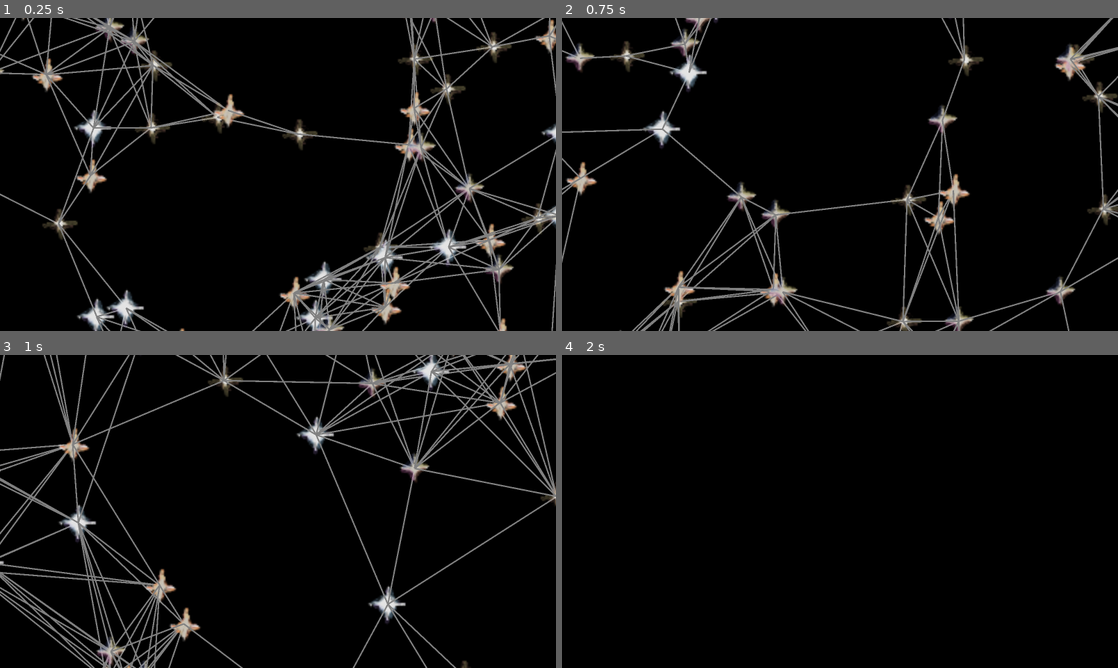
Above: before the commit, frames 1-4 (two rows, left to right).
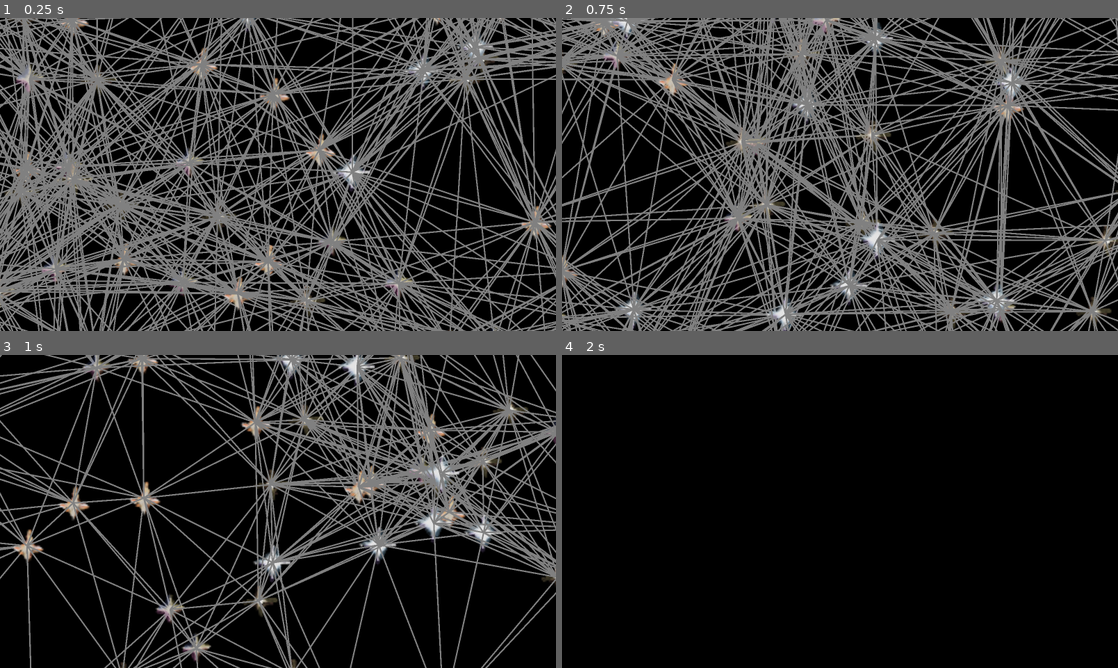
Above: after the commit, the same moments.

Repository: EllieRasmussen/Von-Neumann
Game: Godot game, scene res://Scenes/game.tscn
Two runs of this game, one before a commit and one after it. Both use one fixed random seed, a clock stepped at 60 frames per second and the inputs below. The project has no main scene, so this scene is started directly.
Inputs (mouse positions are in pixels of both pictures, inside the frame that each line leads up to):
- Up to frame 1 (0.25 s): no input
- Up to frame 2 (0.75 s): tap Enter at 0.5 s; move the mouse to (962, 158) at 0.52 s; press the mouse at (962, 158) at 0.53 s; hold D (Right) from 0.53 s (still down)
- Up to frame 3 (1 s): keep holding D (Right)
- Up to frame 4 (2 s): move the mouse to (728, 527) at 1.27 s; release D (Right) at 1.28 s; release the mouse at (728, 527) at 1.28 s; hold S (Down) from 1.28 s (still down); tap Mouse wheel down (Scroll Down) at 1.35 s

The runs differ from the first frame. In frame 1, 61% of the frame differs, in the area x 0-100%, y 0-100%; in frame 2, 55%; in frame 3, 37%; in frame 4, nothing differs.

Commit message:
switched to non-radial star spawning

Diff:
--- a/von-neumann/Scripts/game.gd
+++ b/von-neumann/Scripts/game.gd
@@ -1,6 +1,6 @@
 extends Node2D
 
-var star_adj_max = 10
+var star_adj_max = 100
 
 @export var cam: Camera2D
 @export var cam_speed: float
@@ -38,9 +38,15 @@
 		var new_star = Star.new()
 		new_star.texture = star_imgs[randi()%len(star_imgs)]
 		new_star.scale = Vector2(5,5)
-		var theta = randf() * 6.283
-		var radius = (galaxy_size / 2) * randf()
-		new_star.position = Vector2((galaxy_size/2)+(cos(theta) * radius),(galaxy_size/2)+(sin(theta) * radius))
+		var starX = randf() * galaxy_size
+		var starY = randf() * galaxy_size
+		var dist_to_center = Vector2(galaxy_size/2,galaxy_size/2).distance_to(Vector2(starX,starY))
+		while(dist_to_center > galaxy_size/2):
+			starX = randf() * galaxy_size
+			starY = randf() * galaxy_size
+			dist_to_center = Vector2(galaxy_size/2,galaxy_size/2).distance_to(Vector2(starX,starY))
+
+		new_star.position = Vector2(starX,starY)
 		add_child(new_star)
 		quad_tree_root.add_star(new_star,self)
 
